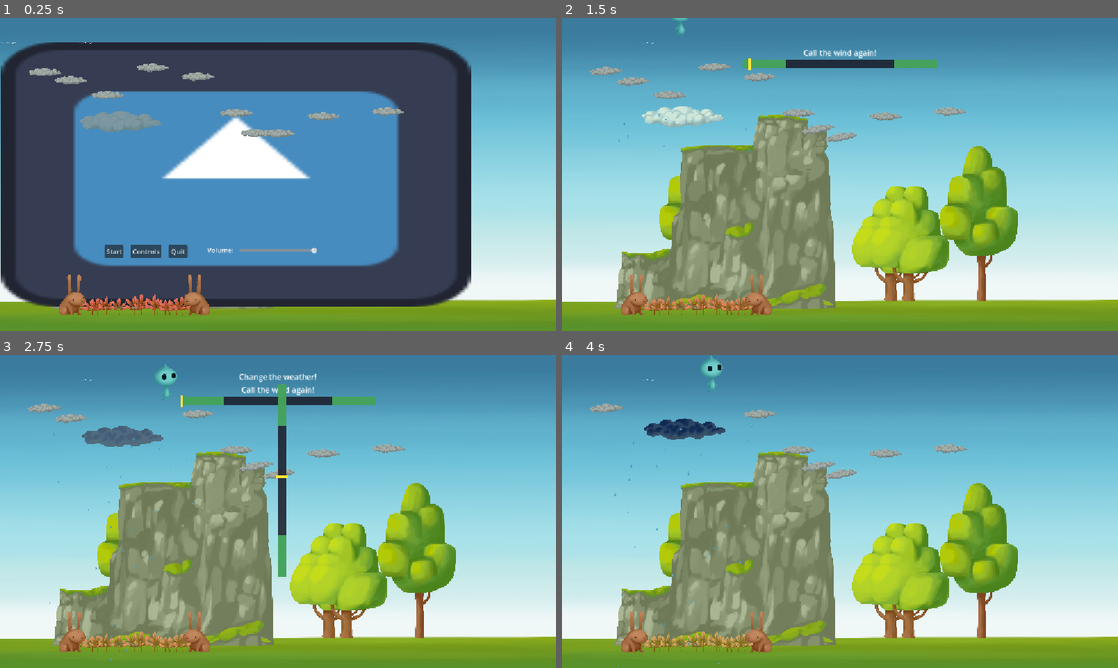
Above: before the commit, frames 1-4 (two rows, left to right).
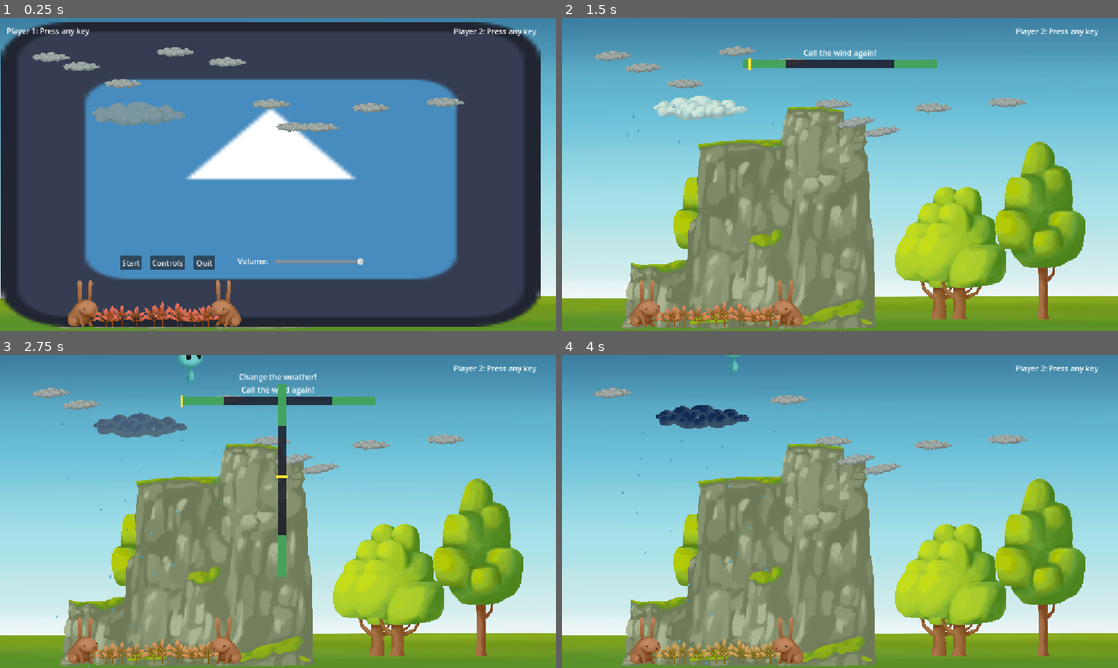
Above: after the commit, the same moments.

Repository: savenger/spirits-of-the-cloud
Game: Godot game, scene res://main.tscn
Two runs of this game, one before a commit and one after it. Both use one fixed random seed, a clock stepped at 60 frames per second and the inputs below. The engine's default icon, where the game draws it, is replaced by a stand-in: a white triangle on a blue panel in a dark square.
Inputs:
- Up to frame 1 (0.25 s): no input
- Up to frame 2 (1.5 s): click "Start" at 0.5 s; tap Enter at 1.25 s; hold D (move_right) from 1.28 s (still down); hold Q (call_wind) from 1.28 s (still down)
- Up to frame 3 (2.75 s): keep holding D (move_right); tap Space (jump) at 1.52, 2.27 s; tap Enter at 2 s; release Q (call_wind) at 2.03 s; tap E (influence_weather) at 2.1 s
- Up to frame 4 (4 s): tap Enter at 2.75, 3.5 s; release D (move_right) at 2.78 s; hold A (move_left) 2.78-3.53 s; hold Q (call_wind) 2.78-3.53 s; hold D (move_right) from 3.53 s (still down); tap E (influence_weather) at 3.6 s; tap Space (jump) at 3.77 s

The runs differ from the first frame. In frame 1, 49% of the frame differs, in the area x 0-100%, y 1-100%; in frame 2, 32%; in frame 3, 31%; in frame 4, 32%.

Commit message:
adjusted view size

Diff:
--- a/Level/field.gd
+++ b/Level/field.gd
@@ -20,19 +20,19 @@
 func spawn_plant(plant_offset):
 	var plant : Node2D = plant_template.instantiate()
 	add_child(plant)
-	plant.position = Vector2(plant_offset + randf() * 100, 100)
+	plant.position = Vector2(plant_offset + randf() * 100, 0)
 	return plant.position.x
 
 func spawn_flower(plant_offset):
 	var flower : Node2D = flower_template.instantiate()
 	add_child(flower)
-	flower.position = Vector2(plant_offset + randf() * 100, 0)
+	flower.position = Vector2(plant_offset + randf() * 100, -100)
 	return flower.position.x
 
 func spawn_animal(animal_offset, flipped = false):
 	var animal : Node2D = animal_template.instantiate()
 	add_child(animal)
-	animal.position = Vector2(animal_offset + randf() * 100, 100)
+	animal.position = Vector2(animal_offset + randf() * 100, 0)
 	animal.z_index = 1
 	if flipped:
 		animal.get_node("Sprite2D").flip_h = true
--- a/main.tscn
+++ b/main.tscn
@@ -18,6 +18,7 @@
 scale = Vector2(5, 5)
 
 [node name="Hud" parent="." unique_id=687065915 instance=ExtResource("3_4c57u")]
+scale = Vector2(5, 5)
 
 [node name="InputManager" type="Node" parent="." unique_id=1403941348]
 script = ExtResource("1_h2yge")
@@ -38,7 +39,7 @@
 
 [node name="Camera2D" type="Camera2D" parent="World" unique_id=814555869 node_paths=PackedStringArray("object1", "object2") groups=["camera"]]
 offset = Vector2(0, 1250)
-zoom = Vector2(0.17, 0.17)
+zoom = Vector2(0.195, 0.195)
 limit_left = 0
 limit_top = 0
 limit_bottom = 750
@@ -55,6 +56,6 @@
 
 [node name="Ground" type="Sprite2D" parent="." unique_id=961543245]
 z_index = -2
-position = Vector2(36126, 3147)
+position = Vector2(36126.004, 2904)
 scale = Vector2(70.558, 6)
 texture = ExtResource("7_272bh")
